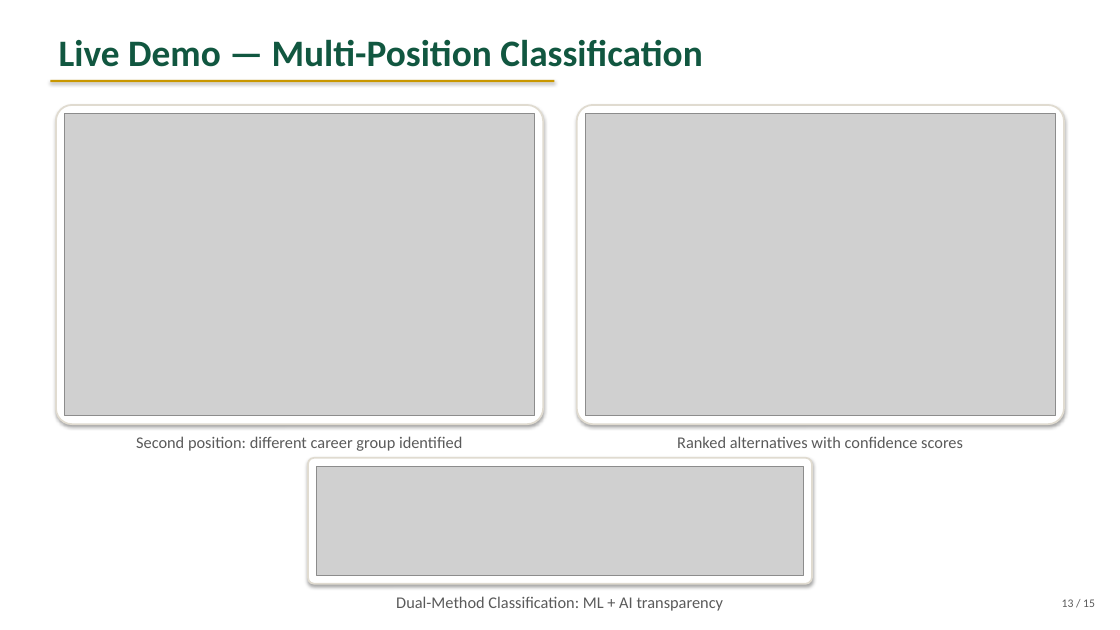
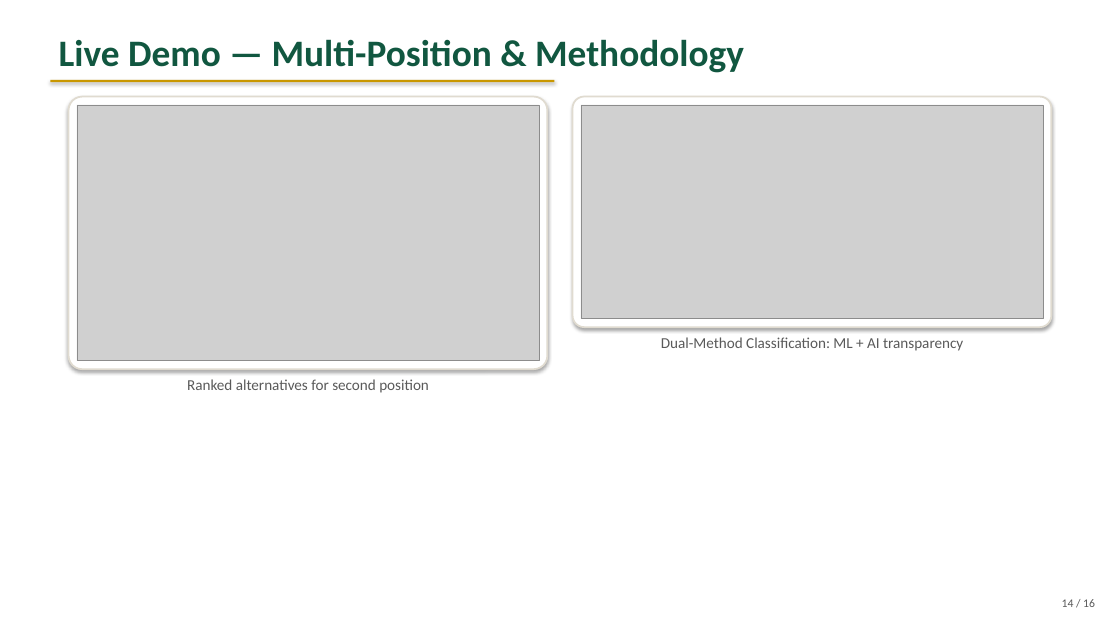
Before and after one commit to MSBA-Spring2026-Team-7/GRIFFIN-HR-Classification, a slide deck: slide 14 of ppt/GRIFFIN_BigData_Presentation.pptx (slide 13 before the commit). Drawn at 1120x630 pixels with LibreOffice and Linux fonts; fonts in the diff are those of the drawing; grey boxes stand for pictures. Boxes give left, top, right and bottom in pixels: in the first picture for what was removed or moved away, otherwise in the second. Text is boxed around its words. In the diff, an @@ line names an element or a change of style, - is before the commit and + after.

```diff
--- a/ppt/GRIFFIN_BigData_Presentation.pptx
+++ b/ppt/GRIFFIN_BigData_Presentation.pptx
@@ text at [59,39,744,73]: text changed @@
-Live Demo — Multi-Position Classification
+Live Demo — Multi-Position & Methodology
@@ rounded rectangle: place and size @@
-rounded rectangle at [56,105,544,424]
+rounded rectangle at [69,97,548,370]
@@ picture: place and size @@
-picture at [65,113,535,416]
+picture at [77,105,539,361]
@@ rounded rectangle: place and size @@
-rounded rectangle at [577,105,1065,424]
+rounded rectangle at [573,97,1052,328]
@@ picture: place and size @@
-picture at [586,113,1056,416]
+picture at [581,105,1044,319]
@@ text "Dual-Method Classification: ML + AI ...": place and size @@
-text "Dual-Method Classification: ML + AI ..." at [396,596,724,611]
+text "Dual-Method Classification: ML + AI ..." at [661,337,963,351]
@@ text "Dual-Method Classification: ML + AI ..." at [661,337,963,351]: size 14 to 13 pt @@
@@ text at [187,379,429,393]: text changed; size 14 to 13 pt @@
-Second position: different career group identified
+Ranked alternatives for second position
@@ text removed at [677,436,963,448] @@
-Ranked alternatives with confidence scores
@@ rounded rectangle removed at [308,458,812,584] @@
@@ picture removed at [317,466,804,576] @@
@@ text at [1062,599,1095,607]: text changed @@
-13 / 15
+14 / 16
```
Also in this commit, not shown: 13 other slides changed, 2 slides added, 1 slide removed, 3 other files.
